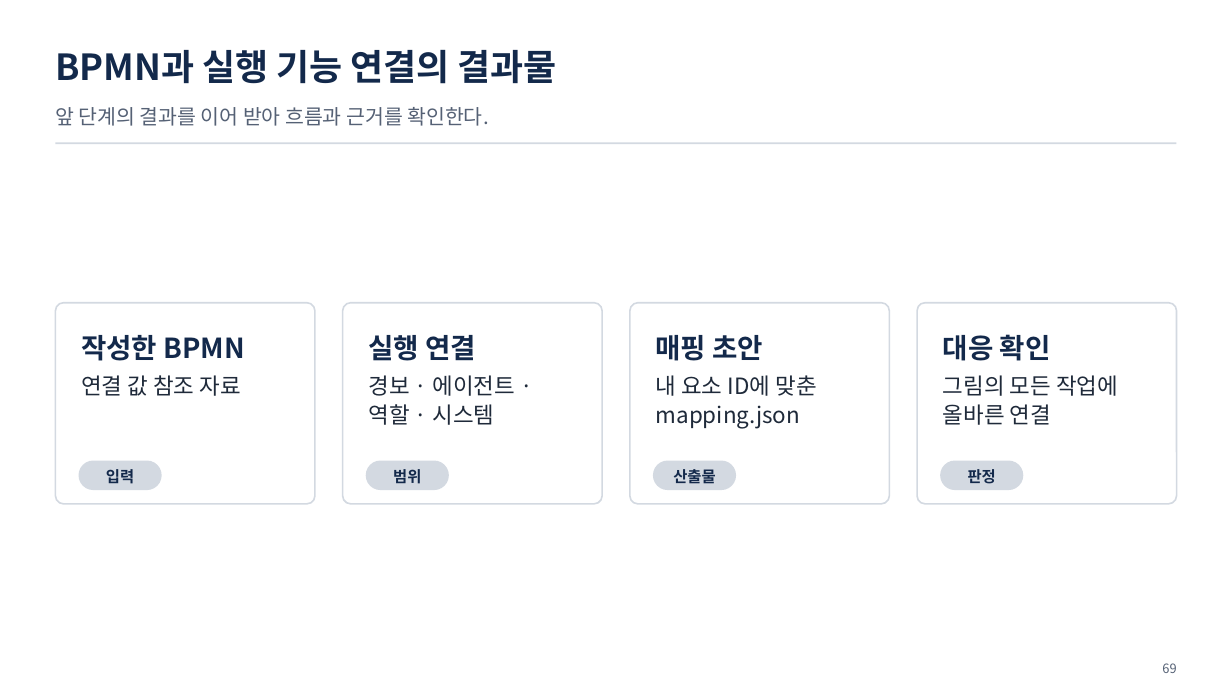
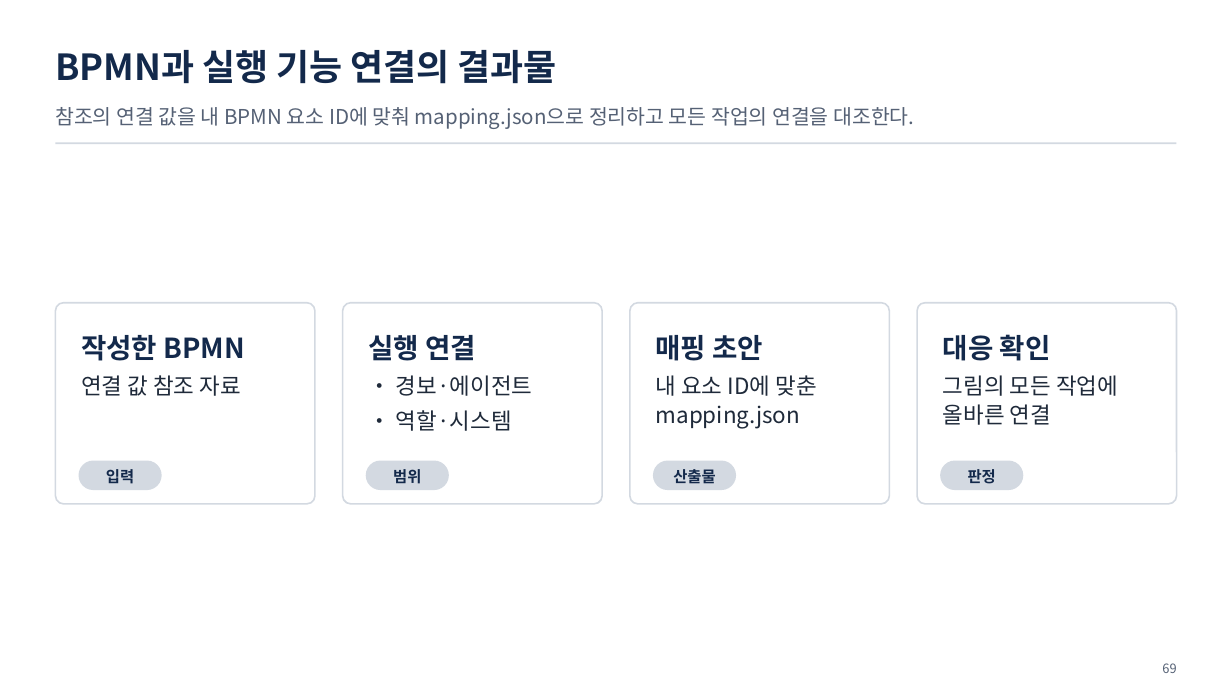
Before and after one commit to uengine-oss/hyd-iot-edu, a slide deck: slide 69 of 산출물/실전반/이론/06회차/실전반_06일차.pptx. Drawn at 1232x693 pixels with LibreOffice and Linux fonts; fonts in the diff are those of the drawing. Boxes give left, top, right and bottom in pixels: in the first picture for what was removed or moved away, otherwise in the second. Text is boxed around its words. In the diff, an @@ line names an element or a change of style, - is before the commit and + after.

```diff
--- a/산출물/실전반/이론/06회차/실전반_06일차.pptx
+++ b/산출물/실전반/이론/06회차/실전반_06일차.pptx
@@ text at (55,107,914,129): text changed @@
-앞 단계의 결과를 이어 받아 흐름과 근거를 확인한다.
+참조의 연결 값을 내 BPMN 요소 ID에 맞춰 mapping.json으로 정리하고 모든 작업의 연결을 대조한다.
@@ text at (396,375,533,431): text changed @@
-경보 · 에이전트 · 역할 · 시스템
+• 경보·에이전트
+• 역할·시스템
```
Also in this commit, not shown: 5 other slides changed, 51 other files.
